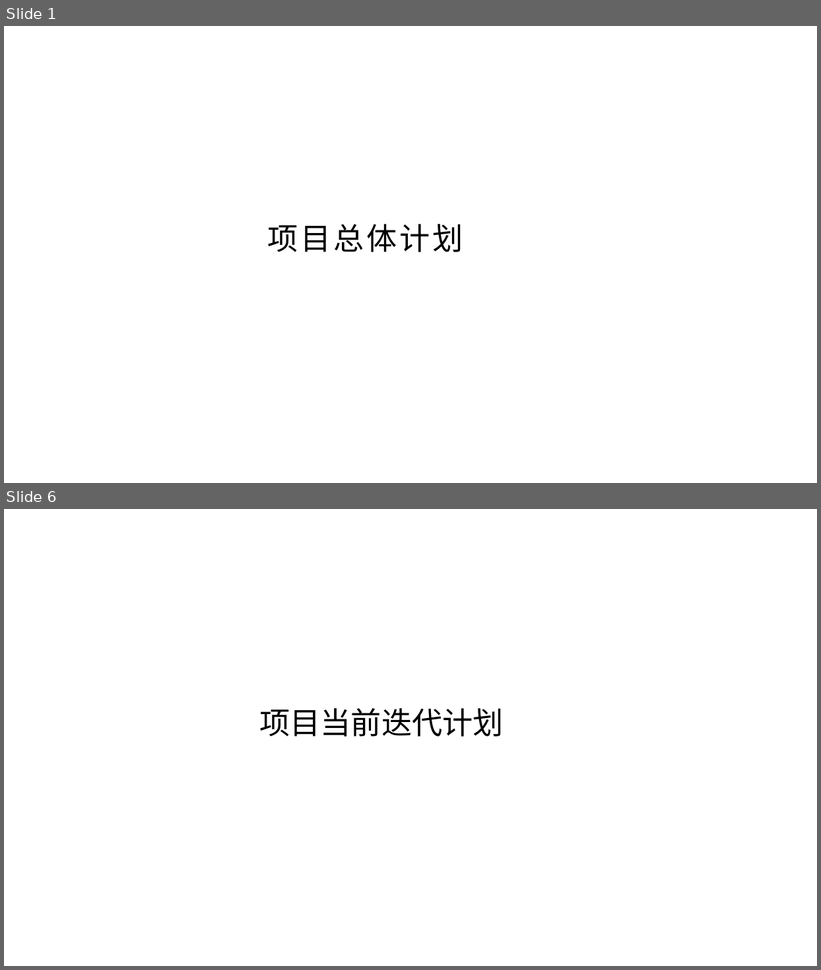
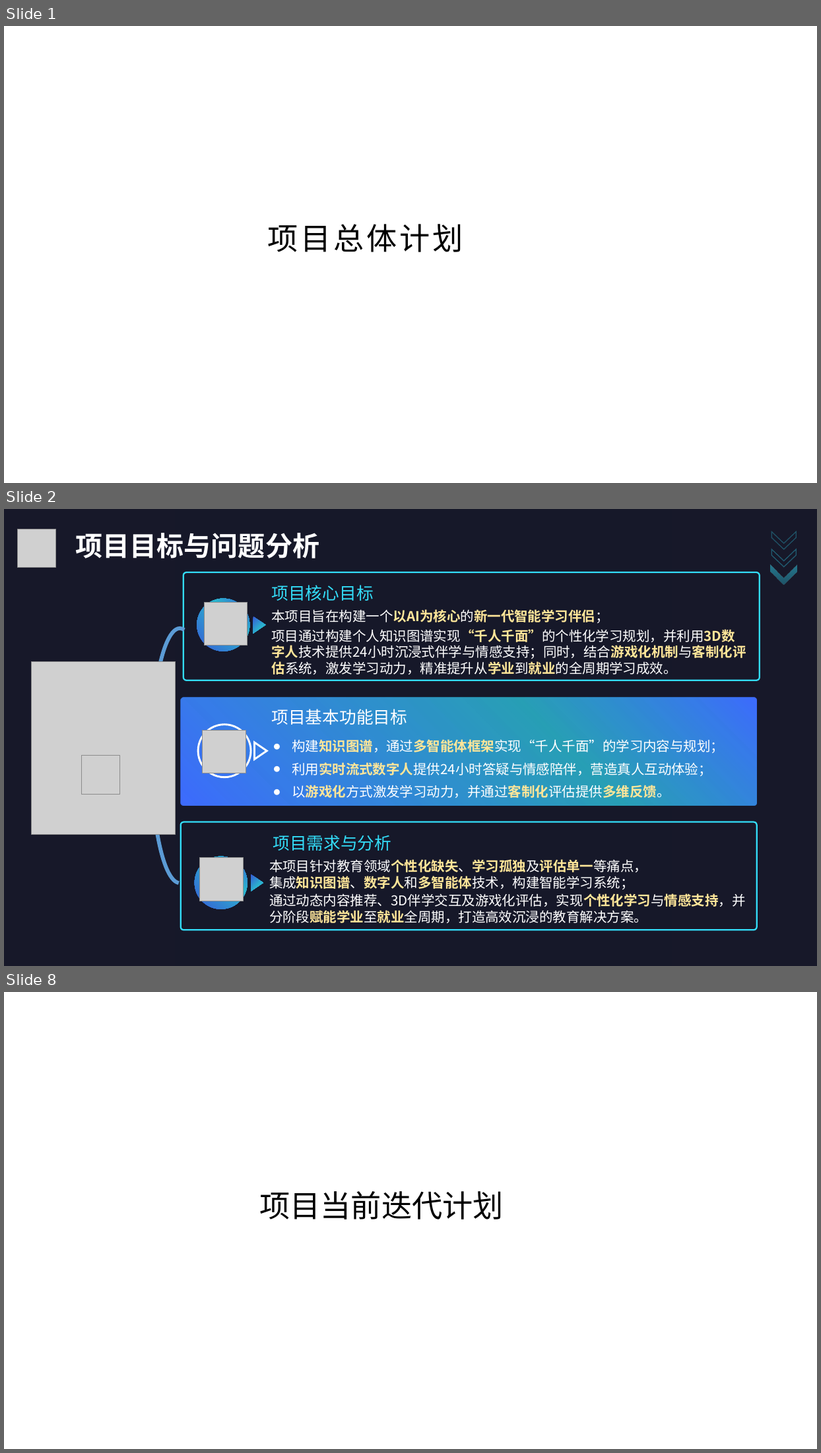
Before and after one commit to C32-SoundTech/SoundTech, a slide deck: docs/软件工程实践.pptx. Shown one above the other, each under a label of ours: slides 1 and 6 before the commit, slides 1, 2 and 8 after it; the slides between them are not shown. The pictures are 821x970 and 821x1453 pixels, drawn with LibreOffice and Linux fonts; fonts in the diff are those of the drawing; grey boxes stand for pictures; background and template pictures are left out; a plain dark background stands for a picture behind light text. Boxes give left, top, right and bottom in pixels: in the first picture for what was removed or moved away, otherwise in the second. Text is boxed around its words. In the diff, an @@ line names an element or a change of style, - is before the commit and + after.

```diff
--- a/docs/软件工程实践.pptx
+++ b/docs/软件工程实践.pptx
@@ slide 2 added at box(4, 509, 817, 966), background picture (left out) @@
@@ rectangle added at box(4, 509, 817, 966), fill gradient #030628 @@
@@ picture added at box(17, 529, 56, 568) @@
@@ text added at box(75, 533, 319, 559), 32 pt, text #FFFFFF, bold @@
+项目目标与问题分析
@@ chevron added at box(772, 532, 797, 549), outline #33DDF8 1 pt @@
@@ chevron added at box(771, 565, 798, 585), fill gradient #33DDF8 @@
@@ chevron added at box(772, 549, 797, 567), outline #33DDF8 1 pt @@
@@ rounded rectangle added at box(184, 572, 760, 681), outline #3D6AFD 1.75 pt @@
@@ text added at box(272, 585, 374, 601), 20 pt, text gradient #3D6AFD to #33DDF8 @@
+项目核心目标
@@ ellipse added at box(197, 599, 250, 652), fill gradient #365CD6 to #2BB6CD @@
@@ picture added at box(204, 602, 248, 646) @@
@@ triangle added at box(253, 617, 265, 634), fill gradient #365CD6 to #2BB6CD @@
@@ text added at box(272, 609, 746, 675), 16 pt, text #FFFFFF @@
+本项目旨在构建一个以AI为核心的新一代智能学习伴侣；
+项目通过构建个人知识图谱实现“千人千面”的个性化学习规划，并利用3D数字人技术提供24小时沉浸式伴学与情感支持；同时，结合游戏化机制与客制化评估系统，激发学习动力，精准提升从学业到就业的全周期学习成效。
@@ arc (boxed as its full ellipse) added at box(151, 628, 208, 883), outline #5B9BD5 4.5 pt @@
@@ picture added at box(31, 661, 175, 834) @@
@@ rounded rectangle added at box(181, 698, 757, 805), fill gradient #3D6AFD to #2BB6CD @@
@@ ellipse added at box(198, 725, 251, 778), outline #FFFFFF 2.25 pt @@
@@ text added at box(272, 709, 408, 725), 20 pt, text #FFFFFF @@
+项目基本功能目标
@@ picture added at box(203, 730, 246, 774) @@
@@ triangle added at box(255, 743, 267, 760), outline #FFFFFF 2.25 pt @@
@@ text added at box(292, 739, 724, 798), 16 pt, text #FFFFFF @@
+● 构建知识图谱，通过多智能体框架实现“千人千面”的学习内容与规划；
+● 利用实时流式数字人提供24小时答疑与情感陪伴，营造真人互动体验；
+● 以游戏化方式激发学习动力，并通过客制化评估提供多维反馈。
@@ picture added at box(81, 756, 120, 795) @@
@@ rounded rectangle added at box(181, 823, 757, 931), outline #3D6AFD 1.75 pt @@
@@ text added at box(273, 835, 391, 851), 20 pt, text gradient #3D6AFD to #33DDF8 @@
+项目需求与分析
@@ ellipse added at box(195, 857, 248, 910), fill gradient #365CD6 to #2BB6CD @@
@@ picture added at box(200, 858, 243, 901) @@
@@ text added at box(269, 859, 746, 923), 16 pt, text #FFFFFF @@
+本项目针对教育领域个性化缺失、学习孤独及评估单一等痛点，
+集成知识图谱、数字人和多智能体技术，构建智能学习系统；
+通过动态内容推荐、3D伴学交互及游戏化评估，实现个性化学习与情感支持，并分阶段赋能学业至就业全周期，打造高效沉浸的教育解决方案。
@@ triangle added at box(251, 875, 263, 891), fill gradient #365CD6 to #2BB6CD @@
@@ what was slide 6 is now slide 8 @@
```
Also in this commit, not shown: 5 other slides added, 4 slides removed.
